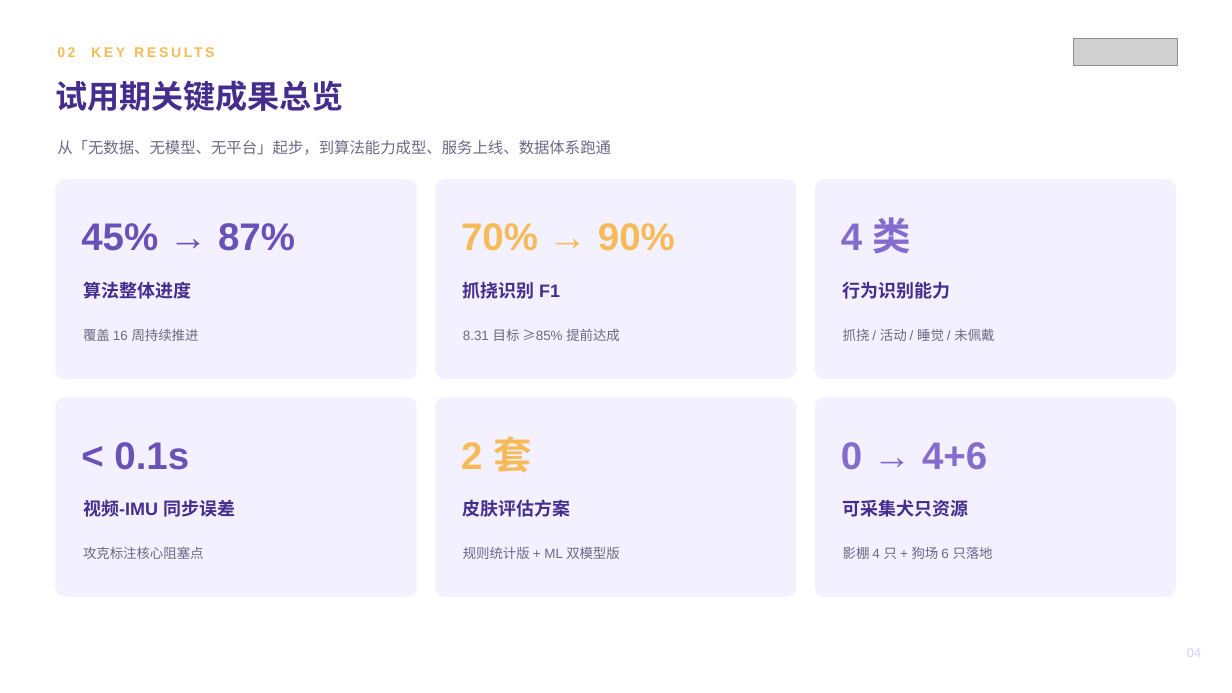
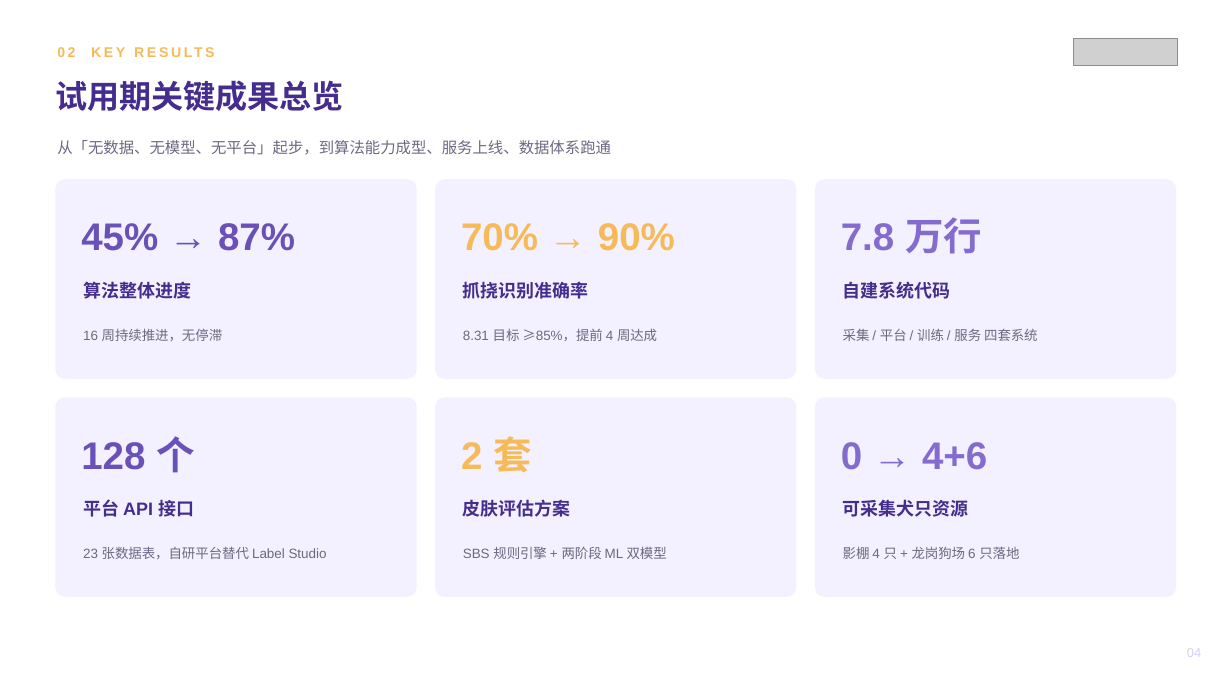
Before and after one commit to zhuyetuo/workplace_soft_skills, a slide deck: slide 4 of 转正述职/转正述职报告-朱业拓.pptx. Drawn at 1232x693 pixels with LibreOffice and Linux fonts; fonts in the diff are those of the drawing; grey boxes stand for pictures. Boxes give left, top, right and bottom in pixels: in the first picture for what was removed or moved away, otherwise in the second. Text is boxed around its words. In the diff, an @@ line names an element or a change of style, - is before the commit and + after.

```diff
--- a/转正述职/转正述职报告-朱业拓.pptx
+++ b/转正述职/转正述职报告-朱业拓.pptx
@@ text at [841,217,982,254]: text changed @@
-4 类
+7.8 万行
@@ text at [463,281,589,299]: text changed @@
-抓挠识别 F1
+抓挠识别准确率
@@ text at [843,281,951,299]: text changed @@
-行为识别能力
+自建系统代码
@@ text at [83,329,222,341]: text changed @@
-覆盖 16 周持续推进
+16 周持续推进，无停滞
@@ text at [463,329,657,341]: text changed @@
-8.31 目标 ≥85% 提前达成
+8.31 目标 ≥85%，提前 4 周达成
@@ text at [843,329,1038,341]: text changed @@
-抓挠 / 活动 / 睡觉 / 未佩戴
+采集 / 平台 / 训练 / 服务 四套系统
@@ text at [81,436,194,473]: text changed @@
-< 0.1s
+128 个
@@ text at [83,499,194,517]: text changed @@
-视频-IMU 同步误差
+平台 API 接口
@@ text at [83,546,327,559]: text changed @@
-攻克标注核心阻塞点
+23 张数据表，自研平台替代 Label Studio
@@ text at [463,547,667,559]: text changed @@
-规则统计版 + ML 双模型版
+SBS 规则引擎 + 两阶段 ML 双模型
@@ text at [843,546,1019,559]: text changed @@
-影棚 4 只 + 狗场 6 只落地
+影棚 4 只 + 龙岗狗场 6 只落地
```
Also in this commit, not shown: 8 other slides changed, 2 slides added, 1 slide removed, 2 other files.
